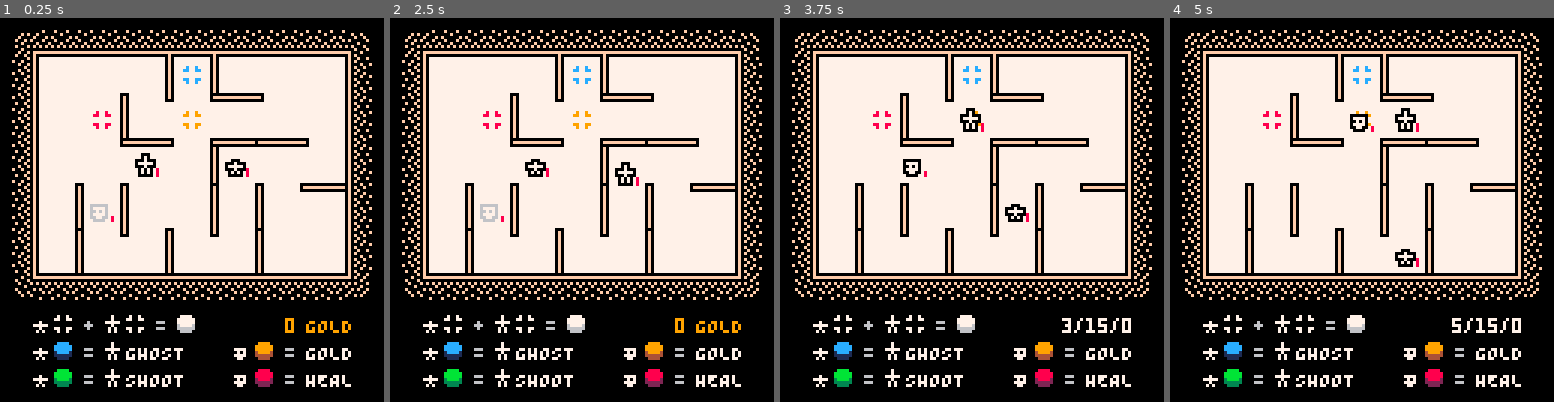
Above: before the commit, frames 1-4 (left to right).
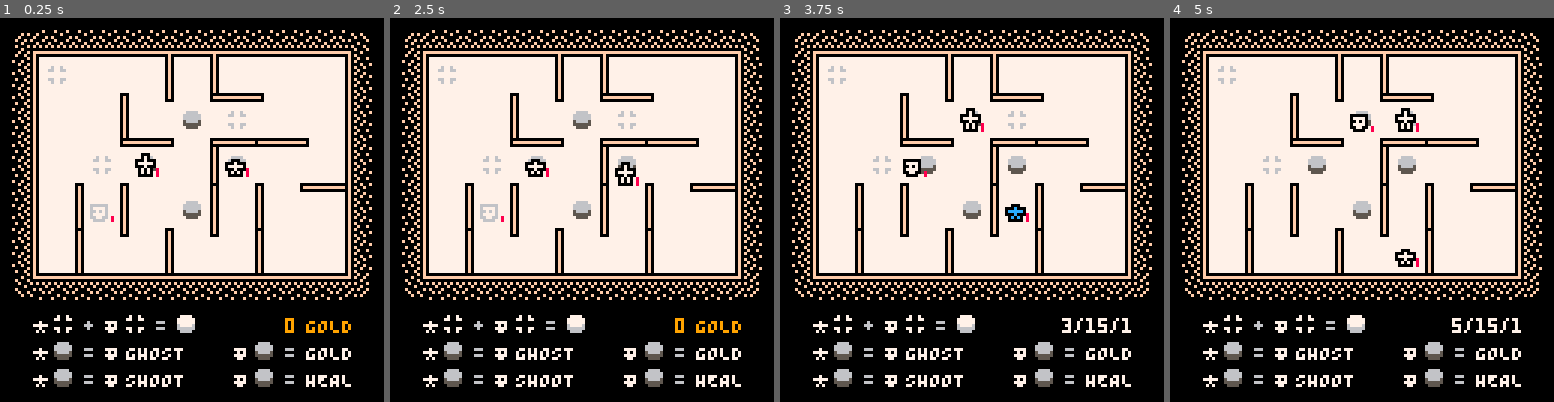
Above: after the commit, the same moments.

Repository: taylordolan/grid-folks
Game: PICO-8 cartridge grid_folks.p8
Two runs of this game, one before a commit and one after it. Both use one fixed random seed, a clock stepped at 60 frames per second and the inputs below.
Inputs:
- Up to frame 1 (0.25 s): no input
- Up to frame 2 (2.5 s): tap O (Z key) at 0.33, 0.7, 1.43, 2.22 s; tap X (X key) at 1.07, 2.07, 2.4 s; hold Left 1.97-2.37 s; hold Down from 2.42 s (still down)
- Up to frame 3 (3.75 s): tap X (X key) every 0.33 s from 2.73 to 3.73 s; release Down at 2.82 s; hold Right 2.87-3.53 s; tap O (Z key) at 3.1 s; hold Up from 3.58 s (still down)
- Up to frame 4 (5 s): tap O (Z key) at 3.98, 4.87 s; tap X (X key) at 4.07, 4.4, 4.73 s; release Up at 4.08 s; hold Right 4.13-4.53 s; hold Down from 4.58 s (still down)

The runs differ from the first frame. In frame 1, 1.8% of the frame differs, in the area x 12-72%, y 12-97%; in frame 2, 1.9%; in frame 3, 2.0%, in the area x 12-92%, y 12-97%; in frame 4, 2.0%.

Commit message:
start refractoring sprite rendering

Diff:
--- a/grid_folks.p8
+++ b/grid_folks.p8
@@ -91,25 +91,12 @@
 
   -- sprites dictionary
   sprites = {
-    floor = 003,
-    hero = 017,
-    hero_ghost = 019,
-    hero_shoot = 021,
-    enemy = 002,
-    enemy_stunned = 004,
-    wall_right = 005,
-    wall_down = 006,
-    button_ghost = 023,
-    button_shoot = 024,
-    button_health = 025,
-    button_score = 026,
-    pad_ghost = 007,
-    pad_shoot = 008,
-    pad_health = 009,
-    pad_score = 010,
-    exit = 028,
-    charge = 039,
-    gold = 063,
+    hero_inactive = 001,
+    hero_active = 002,
+    enemy = 003,
+    pad = 017,
+    button = 018,
+    exit = 019,
   }
 
   -- some game state
@@ -118,7 +105,6 @@
   player_turn = true
 	game_lost = false
   game_won = false
-  hero_a_active = true
   has_killed = false
   debug_mode = false
   delay = 0
@@ -142,15 +128,16 @@
   -- log of recent user input
   input_queue = {}
 
-  -- initial buttons
-  -- set_tile(new_button("ghost"), {4,2})
-  -- set_tile(new_button("shoot"), {4,4})
-  -- set_tile(new_button("health"), {5,3})
-  -- set_tile(new_button("score"), {3,3})
+  -- initial buttons (for testing)
+  set_tile(new_button("ghost"), {4,2})
+  set_tile(new_button("shoot"), {4,4})
+  set_tile(new_button("health"), {5,3})
+  set_tile(new_button("score"), {3,3})
 
   -- heroes
   hero_a = create_hero()
   hero_b = create_hero()
+  hero_a.active = true
   heroes = {hero_a, hero_b}
   set_tile(hero_a, {3,3})
   set_tile(hero_b, {5,3})
@@ -228,8 +215,6 @@
 end
 
 function _update60()
-
-  update_hero_sprites()
 
   if btnp(4) then
     debug_mode = not debug_mode
@@ -271,26 +256,14 @@
   -- player turn
   elseif player_turn == true and #input_queue > 0 then
     if input_queue[1] == 5 then
-      hero_a_active = not hero_a_active
-      local active_hero
-      if hero_a_active then
-        active_hero = hero_a
-      else
-        active_hero = hero_b
-      end
-      set_bump_transition(active_hero, {0, -2}, 4, 0)
+      for next in all(heroes) do
+        next.active = not next.active
+      end
+      set_bump_transition(active_hero(), {0, -2}, 4, 0)
       delay += transition_frames
       sfx(sounds.switch_heroes, 3)
     else
-      local active_hero
-      if hero_a_active then
-        active_hero = hero_a
-      else
-        active_hero = hero_b
-      end
-      -- act() controls whether `player_turn` is set to false because
-      -- it's possible to not act (e.g. moving toward a wall)
-      active_hero.act(active_hero, input_queue[1])
+      active_hero().act(active_hero(), input_queue[1])
     end
     del(input_queue, input_queue[1])
   -- enemy turn
@@ -337,6 +310,14 @@
     if hero_a.health <= 0 or hero_b.health <= 0 then
       game_lost = true
     end
+  end
+end
+
+function active_hero()
+  if hero_a.active then
+    return hero_a
+  else
+    return hero_b
   end
 end
 
@@ -493,9 +474,6 @@
 
             -- draw sprites
             else
-              palt(15, true)
-              palt(0, false)
-              pal(0, bg_color)
               -- render sprites in the order defined by sprite_layers
               -- todo: this isn't actually working
               for type in all(sprite_layers) do
@@ -503,8 +481,6 @@
                   next.draw(next)
                 end
               end
-              palt()
-              pal()
             end
           end
         end
@@ -566,28 +542,28 @@
     local line_height = 9
 
     -- advance
-    spr(sprites.hero, x_pos, y_pos - 2)
+    spr(sprites.hero_inactive, x_pos, y_pos - 2)
     spr(011, x_pos + 7, y_pos - 2)
     print("+", x_pos + 18, y_pos, 06)
-    spr(sprites.hero + 1, x_pos + 24, y_pos - 2)
+    spr(sprites.hero_active + 1, x_pos + 24, y_pos - 2)
     spr(011, x_pos + 31, y_pos - 2)
     print("=", x_pos + 42, y_pos, 06)
     spr(012, x_pos + 48, y_pos - 2)
     y_pos += line_height
 
     -- ghost
-    spr(sprites.hero, x_pos, y_pos - 2)
-    spr(sprites.button_ghost, x_pos + 7, y_pos - 2)
+    spr(sprites.hero_inactive, x_pos, y_pos - 2)
+    spr(sprites.button, x_pos + 7, y_pos - 2)
     print("=", x_pos + 18, y_pos, 06)
-    spr(sprites.hero + 1, x_pos + 24, y_pos - 2)
+    spr(sprites.hero_active + 1, x_pos + 24, y_pos - 2)
     print(smallcaps("ghost"), x_pos + 32, y_pos, text_color)
     y_pos += line_height
 
     -- shoot
-    spr(sprites.hero, x_pos, y_pos - 2)
-    spr(sprites.button_shoot, x_pos + 7, y_pos - 2)
+    spr(sprites.hero_inactive, x_pos, y_pos - 2)
+    spr(sprites.button, x_pos + 7, y_pos - 2)
     print("=", x_pos + 18, y_pos, 06)
-    spr(sprites.hero + 1, x_pos + 24, y_pos - 2)
+    spr(sprites.hero_active + 1, x_pos + 24, y_pos - 2)
     print(smallcaps("shoot"), x_pos + 32, y_pos, text_color)
 
     x_pos += 67
@@ -595,14 +571,14 @@
 
     -- gold
     spr(sprites.enemy, x_pos, y_pos - 2)
-    spr(sprites.button_score, x_pos + 7, y_pos - 2)
+    spr(sprites.button, x_pos + 7, y_pos - 2)
     print("=", x_pos + 18, y_pos, 06)
     print(smallcaps("gold"), x_pos + 25, y_pos, text_color)
     y_pos += line_height
 
     -- health
     spr(sprites.enemy, x_pos, y_pos - 2)
-    spr(sprites.button_health, x_pos + 7, y_pos - 2)
+    spr(sprites.button, x_pos + 7, y_pos - 2)
     print("=", x_pos + 18, y_pos, 06)
     print(smallcaps("heal"), x_pos + 25, y_pos, text_color)
 
@@ -847,10 +823,9 @@
     transition_speed = 1, -- in frames
     -- other stuff
 		type = "hero",
-    base_sprite = sprites.hero,
-    sprite = null,
     max_health = 3,
     health = 3,
+    active = false,
     -- buttons
     ghost = false,
     shoot = false,
@@ -1019,8 +994,20 @@
       end
     end,
     draw = function(self)
-      spr(self.sprite, self.s[1], self.s[2])
+      palt(colors.tan, true)
+      palt(colors.black, false)
+      local sprite = sprites.hero_inactive
+      if self.active then
+        sprite = sprites.hero_active
+      end
+      if self.shoot then
+        pal(colors.white, colors.green)
+      elseif self.ghost then
+        pal(colors.white, colors.blue)
+      end
+      spr(sprite, self.s[1], self.s[2])
       draw_health(self.s[1], self.s[2], self.health)
+      pal()
     end,
 	}
   return hero
@@ -1046,14 +1033,12 @@
     -- set hero deets to their defaults
     next.ghost = false
     next.shoot = false
-    next.base_sprite = sprites.hero
 
     -- if the ally's tile is a button, update the hero's deets
     local button = find_type_in_tile("button", ally_xy)
     if button then
       if button.name == "ghost" or button.name == "shoot" then
         next[button.name] = true
-        next.base_sprite = button.hero_sprite
       end
     end
   end
@@ -1103,16 +1088,6 @@
 
   -- make the advance sound
   sfx(sounds.advance, 3)
-end
-
-function update_hero_sprites()
-  if hero_a_active then
-    hero_a.sprite = hero_a.base_sprite + 1
-    hero_b.sprite = hero_b.base_sprite
-  else
-    hero_a.sprite = hero_a.base_sprite
-    hero_b.sprite = hero_b.base_sprite + 1
-  end
 end
 
 -- given an enemy and an amount of damage,
@@ -1132,7 +1107,7 @@
 
 -- create an enemy and add it to the array of enemies
 function new_enemy()
-	enemy = {
+	local new_enemy = {
     -- board position
     x = null,
     y = null,
@@ -1150,13 +1125,11 @@
 		type = "hero",
     type = "enemy",
     stunned = true,
-    sprite = sprites.enemy_stunned, -- stunned by default
     health = 2,
     update = function(self)
 
       if self.stunned == true then
         self.stunned = false
-        self.sprite = sprites.enemy
         player_turn = true
         return
       end
@@ -1237,8 +1210,14 @@
       end
 		end,
     draw = function(self)
-      spr(self.sprite, self.s[1], self.s[2])
+      palt(colors.tan, true)
+      palt(colors.black, false)
+      if self.stunned then
+        pal(colors.black, colors.light_gray)
+      end
+      spr(sprites.enemy, self.s[1], self.s[2])
       draw_health(self.s[1], self.s[2], self.health)
+      pal()
     end,
     deploy = function(self)
 
@@ -1280,8 +1259,8 @@
       set_tile(self, dest)
     end
 	}
-	add(enemies, enemy)
-  return enemy
+	add(enemies, new_enemy)
+  return new_enemy
 end
 
 function get_direction(a, b)
@@ -1420,7 +1399,6 @@
       x = null,
       y = null,
       type = "wall_right",
-      sprite = sprites.wall_right,
       draw = function(x_pos, y_pos)
         palt(0, false)
 
@@ -1446,7 +1424,6 @@
       x = null,
       y = null,
       type = "wall_down",
-      sprite = sprites.wall_down,
       draw = function(x_pos, y_pos)
         palt(0, false)
 
@@ -1563,7 +1540,10 @@
       name = next,
       sprite = sprites["pad_" ..next],
       draw = function(self)
-        spr(self.sprite, self.s[1], self.s[2])
+        palt(colors.tan, true)
+        palt(colors.black, false)
+        spr(sprites.pad, self.s[1], self.s[2])
+        pal()
       end,
     }
     add(pads, new_pad)
@@ -1580,9 +1560,11 @@
     type = "button",
     name = name,
     sprite = sprites["button_" ..name],
-    hero_sprite = sprites["hero_" ..name],
     draw = function(self)
-      spr(self.sprite, self.s[1], self.s[2])
+      palt(colors.tan, true)
+      palt(colors.black, false)
+      spr(sprites.button, self.s[1], self.s[2])
+      pal()
     end,
   }
   add(buttons, new_button)
Not shown, changed: 32 lines of the sprite sheet (__gfx__) section of grid_folks.p8
